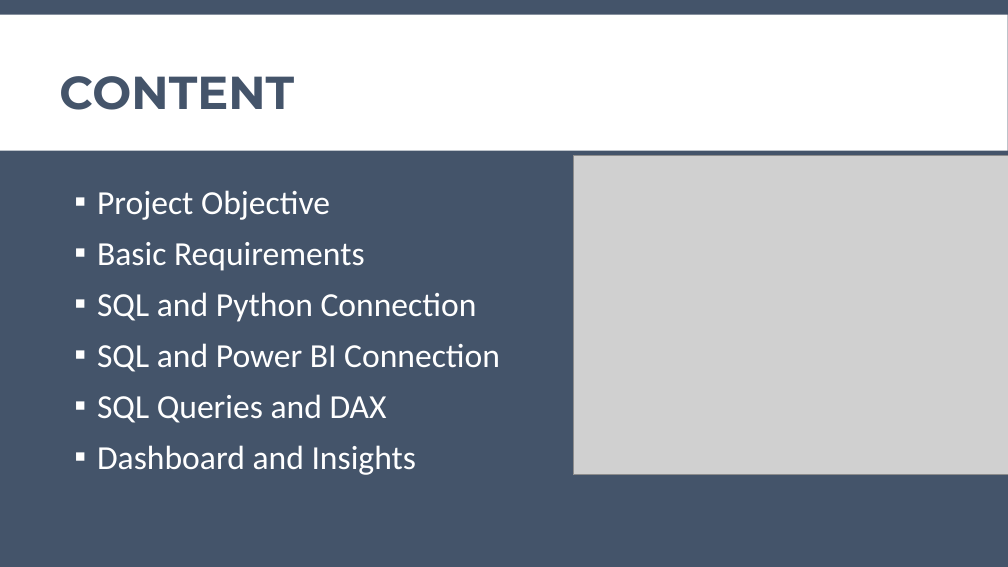
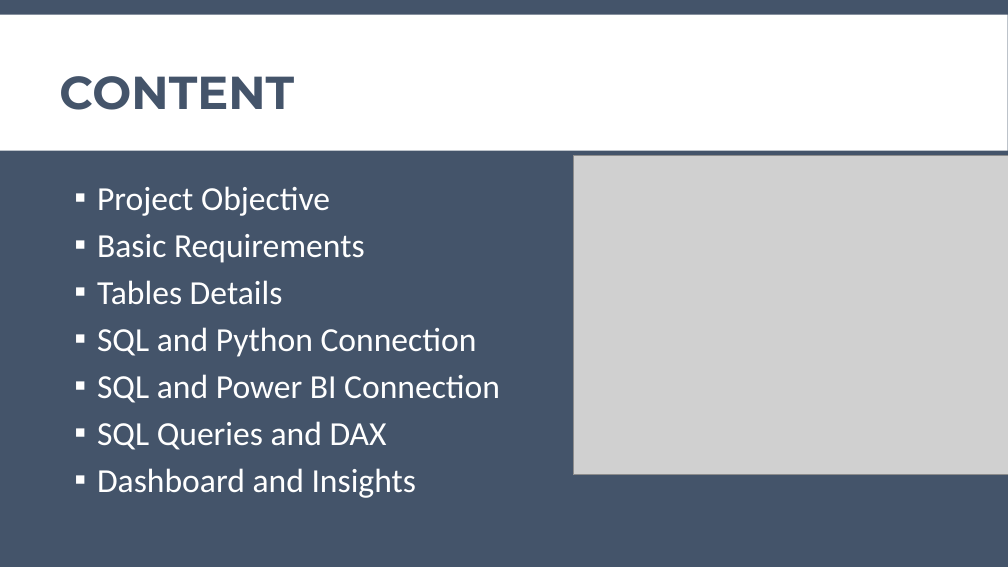
Before and after one commit to KshmaKshma/Credit_Card_Financial_Analysis, a slide deck: slide 2 of CeditCard_tran_cust_analyis_report_presentation.pptx. Drawn at 1008x567 pixels with LibreOffice and Linux fonts; fonts in the diff are those of the drawing; grey boxes stand for pictures. Boxes give left, top, right and bottom in pixels: in the first picture for what was removed or moved away, otherwise in the second. Text is boxed around its words. In the diff, an @@ line names an element or a change of style, - is before the commit and + after.

```diff
--- a/CeditCard_tran_cust_analyis_report_presentation.pptx
+++ b/CeditCard_tran_cust_analyis_report_presentation.pptx
@@ text at [97, 186, 500, 498]: line spacing 0.9 to 0.8 @@
@@ text at [97, 280, 283, 305]: paragraph added @@
+▪ Tables Details
```
Also in this commit, not shown: 9 other slides changed, 3 slides added, 2 slides removed.
